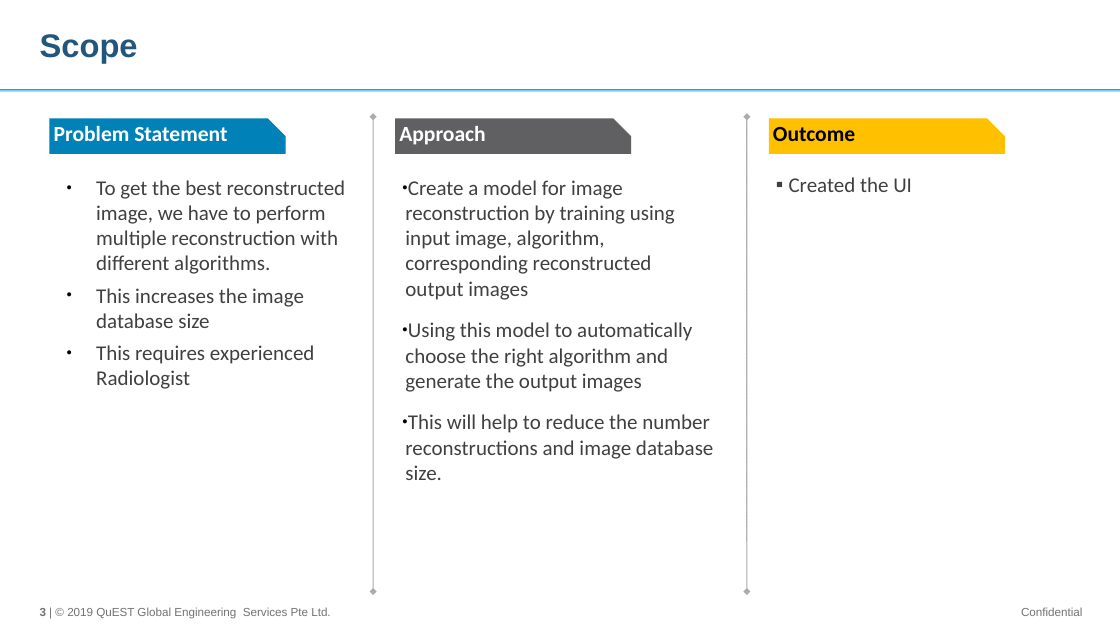
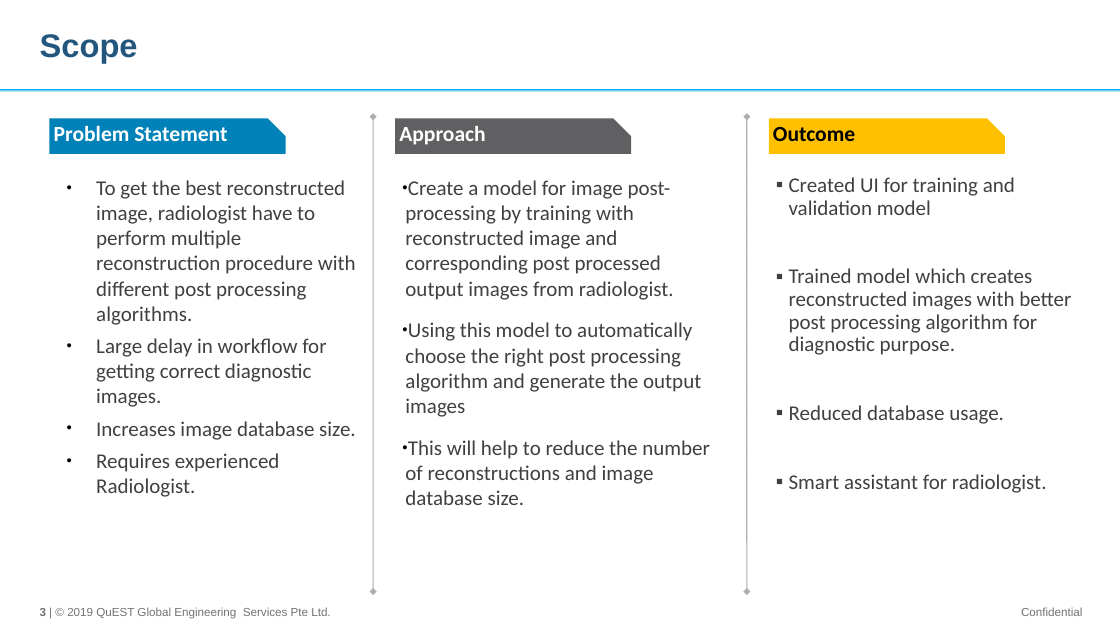
Before and after one commit to vishnurapps/BlueBytes, a slide deck: slide 3 of Doc/HackathonFY19-PresentationTemplate.odp. Drawn at 1120x630 pixels with LibreOffice and Linux fonts; fonts in the diff are those of the drawing; background and template pictures are left out. Boxes give left, top, right and bottom in pixels: in the first picture for what was removed or moved away, otherwise in the second. Text is boxed around its words. In the diff, an @@ line names an element or a change of style, - is before the commit and + after.

Commit message:
PPT updated

```diff
--- a/Doc/HackathonFY19-PresentationTemplate.odp
+++ b/Doc/HackathonFY19-PresentationTemplate.odp
@@ text at <box>789,177,1071,493</box>: text changed @@
-▪ Created the UI
+▪ Created UI for training and validation model
+▪ Trained model which creates reconstructed images with better post processing algorithm for diagnostic purpose.
+▪ Reduced database usage.
+▪ Smart assistant for radiologist.
@@ text at <box>96,180,356,497</box>: text changed @@
-● To get the best reconstructed image, we have to perform multiple reconstruction with different algorithms.
-● This increases the image database size
-● This requires experienced Radiologist
+● To get the best reconstructed image, radiologist have to perform multiple reconstruction procedure with different post processing algorithms.
+● Large delay in workflow for getting correct diagnostic images.
+● Increases image database size.
+● Requires experienced Radiologist.
@@ text at <box>405,180,710,505</box>: text changed @@
-● Create a model for image reconstruction by training using input image, algorithm, corresponding reconstructed output images
-● Using this model to automatically choose the right algorithm and generate the output images
-● This will help to reduce the number reconstructions and image database size.
+● Create a model for image post-processing by training with reconstructed image and corresponding post processed output images from radiologist.
+● Using this model to automatically choose the right post processing algorithm and generate the output images
+● This will help to reduce the number of reconstructions and image database size.
```
Also in this commit, not shown: 6 other slides changed, 6 slides added.
